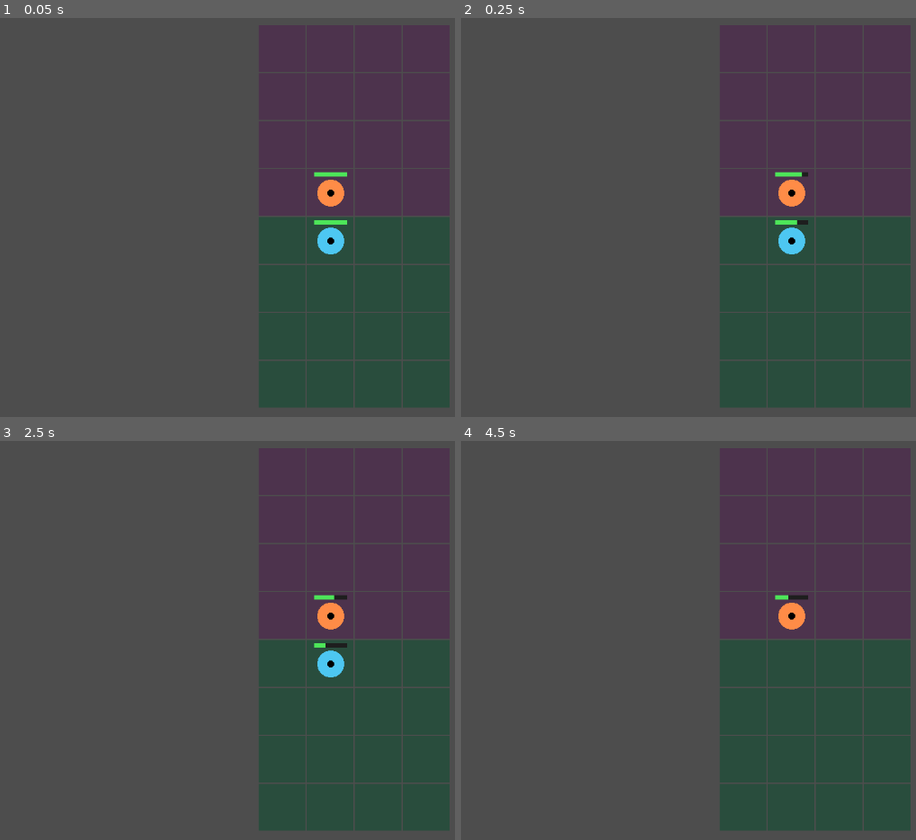
Above: before the commit, frames 1-4 (two rows, left to right).
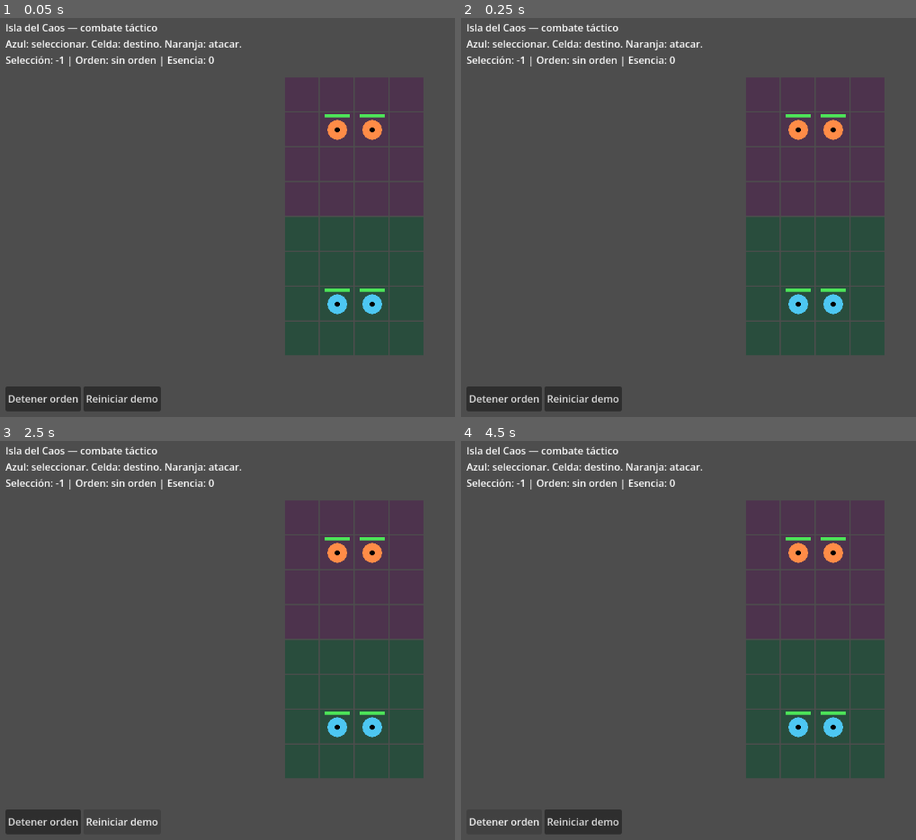
Above: after the commit, the same moments.

Repository: Mozart031/project-aetherion
Game: Godot game, scene res://scenes/tactical_demo.tscn
Two runs of this game, one before a commit and one after it. Both use one fixed random seed, a clock stepped at 60 frames per second and the inputs below. Before the commit the project starts from res://scenes/main.tscn.
Inputs (mouse positions are in pixels of both pictures, inside the frame that each line leads up to):
- Up to frame 1 (0.05 s): no input
- Up to frame 2 (0.25 s): no input
- Up to frame 3 (2.5 s): click (40, 820) at 0.5 s, where only the run after the commit has a clickable "Detener orden"; click (122, 820) at 1.25 s, where only the run after the commit has a clickable "Reiniciar demo"; click (122, 820) at 2 s, where only the run after the commit has a clickable "Reiniciar demo"
- Up to frame 4 (4.5 s): click (583, 820) at 2.75 s, where only the run after the commit has a clickable "Reiniciar demo"; click (501, 820) at 3.5 s, where only the run after the commit has a clickable "Detener orden"; click (501, 820) at 4.25 s, where only the run after the commit has a clickable "Detener orden"

The runs differ from the first frame. In frame 1, 24% of the frame differs, in the area x 1-99%, y 1-99%; in frame 2, 24%; in frame 3, 23%; in frame 4, 23%.

Commit message:
feat: phase 20.2 A deterministic navigation and directed combat

Diff:
--- a/project.godot
+++ b/project.godot
@@ -15,7 +15,7 @@
 [application]
 
 config/name="Project Aetherion — Isla del Caos"
-run/main_scene="res://scenes/main.tscn"
+run/main_scene="res://scenes/tactical_demo.tscn"
 config/features=PackedStringArray("4.7", "GL Compatibility")
 
 [rendering]
--- /dev/null
+++ b/scenes/tactical_demo.tscn
@@ -0,0 +1,6 @@
+[gd_scene load_steps=2 format=3]
+
+[ext_resource type="Script" path="res://scripts/tactical_demo.gd" id="1_demo"]
+
+[node name="TacticalDemo" type="Node2D"]
+script = ExtResource("1_demo")
--- a/scripts/simulation.gd
+++ b/scripts/simulation.gd
@@ -4,6 +4,7 @@
 ## Deterministic rules scaffold. One step equals 1/20 second.
 ## No networking, autonomous AI or terrain effects yet.
 const Movement = preload("res://scripts/movement.gd")
+const TacticalOrders = preload("res://scripts/tactical_orders.gd")
 const WIDTH := 8
 const HEIGHT := 4
 const TICK_RATE := 20
@@ -31,6 +32,7 @@
 var winner := -1
 var movement := Movement.new()
 var move_duration_ticks := 6
+var orders := TacticalOrders.new()
 
 func _init() -> void:
 	reset()
@@ -44,6 +46,7 @@
 	queued_commands.clear()
 	events.clear()
 	movement.reset()
+	orders.reset()
 	players = [
 		{"essence": 4, "core_hp": CORE_MAX_HP, "core_cell": Vector2i(1, 1), "core_known_to": [true, false], "recovering": {}},
 		{"essence": 4, "core_hp": CORE_MAX_HP, "core_cell": Vector2i(6, 2), "core_known_to": [false, true], "recovering": {}}
@@ -69,6 +72,19 @@
 func queue_move(player: int, unit_id: int, destination: Vector2i) -> void:
 	if not finished:
 		queued_commands.append({"type": "move", "player": player, "unit_id": unit_id, "cell": destination})
+
+func queue_destination(player: int, unit_id: int, destination: Vector2i) -> void:
+	_queue_order(player, unit_id, {"kind": "move_to", "cell": destination})
+
+func queue_target(player: int, unit_id: int, target_id: int) -> void:
+	_queue_order(player, unit_id, {"kind": "attack_target", "target_id": target_id})
+
+func queue_stop(player: int, unit_id: int) -> void:
+	_queue_order(player, unit_id, {"kind": "stop"})
+
+func _queue_order(player: int, unit_id: int, goal: Dictionary) -> void:
+	if not finished:
+		queued_commands.append({"type": "order", "player": player, "unit_id": unit_id, "goal": goal})
 
 func can_move(player: int, unit_id: int, destination: Vector2i) -> bool:
 	return not finished and movement.can_move(get_unit(unit_id), player, destination, movement.occupied_cells(units), movement.active)
@@ -84,7 +100,7 @@
 		if not player["core_known_to"][observer]:
 			player.erase("core_cell")
 		player.erase("core_known_to")
-	return {"tick": tick_count, "players": visible_players, "units": units.duplicate(true), "motions": movement.active.duplicate(true), "events": events.duplicate(true), "finished": finished, "winner": winner}
+	return {"tick": tick_count, "players": visible_players, "units": units.duplicate(true), "motions": movement.active.duplicate(true), "orders": orders.view_for(observer, units), "events": events.duplicate(true), "finished": finished, "winner": winner}
 
 func queue_core_attack(attacker_id: int, defending_player: int) -> void:
 	queued_commands.append({"type": "core_attack", "attacker": attacker_id, "defender": defending_player})
@@ -115,6 +131,8 @@
 	for command in commands:
 		if command["type"] == "summon":
 			_apply_summon(command)
+	orders.ingest(commands, self)
+	commands.append_array(orders.produce(self))
 	# Snapshot before damage/arrivals: no swaps, chains or arrival-tick redirection.
 	var occupied := movement.occupied_cells(units)
 	var busy := movement.active.duplicate(true)
@@ -159,11 +177,13 @@
 		else:
 			survivors.append(unit)
 	units = survivors
+	orders.cleanup(self)
 	# Accepted attacks use the origin and apply damage before any arrival.
 	events.append_array(movement.advance(units, tick_count))
 	_check_end()
 	if finished:
 		movement.reset()
+		orders.reset()
 	else:
 		events.append_array(movement.resolve(commands, units, tick_count, move_duration_ticks, occupied, busy))
 
--- /dev/null
+++ b/scripts/tactical_demo.gd
@@ -0,0 +1,88 @@
+extends "res://scripts/main.gd"
+
+var info: Label
+
+func _ready() -> void:
+	auto_attack = false
+	_start_demo()
+	var layer := CanvasLayer.new()
+	add_child(layer)
+	var panel := Control.new()
+	panel.set_anchors_and_offsets_preset(Control.PRESET_FULL_RECT)
+	panel.mouse_filter = Control.MOUSE_FILTER_IGNORE
+	layer.add_child(panel)
+	info = Label.new()
+	info.position = Vector2(16, 8)
+	info.mouse_filter = Control.MOUSE_FILTER_IGNORE
+	panel.add_child(info)
+	var buttons := HBoxContainer.new()
+	buttons.set_anchors_and_offsets_preset(Control.PRESET_BOTTOM_WIDE)
+	buttons.offset_left = 16
+	buttons.offset_right = -16
+	buttons.offset_top = -52
+	buttons.offset_bottom = -12
+	panel.add_child(buttons)
+	var stop := Button.new()
+	stop.text = "Detener orden"
+	stop.pressed.connect(func(): sim.queue_stop(LOCAL_PLAYER, selected_unit_id))
+	buttons.add_child(stop)
+	var restart := Button.new()
+	restart.text = "Reiniciar demo"
+	restart.pressed.connect(_start_demo)
+	buttons.add_child(restart)
+
+func _start_demo() -> void:
+	sim.reset()
+	accumulator = 0.0
+	selected_unit_id = -1
+	sim.queue_summon(0, "beaver", Vector2i(1, 1))
+	sim.queue_summon(0, "beaver", Vector2i(1, 2))
+	sim.queue_summon(1, "beaver", Vector2i(6, 1))
+	sim.queue_summon(1, "beaver", Vector2i(6, 2))
+
+func _board_rect() -> Rect2:
+	var available := get_viewport_rect().size - Vector2(32, 200)
+	var cell_size := maxf(1, minf(available.x / 4.0, available.y / 8.0))
+	var board_size := Vector2(4, 8) * cell_size
+	return Rect2((get_viewport_rect().size - board_size) * 0.5, board_size)
+
+func _select_at_viewport_position(point: Vector2) -> void:
+	var cell := _cell_at_viewport_position(point)
+	var local_point := get_global_transform_with_canvas().affine_inverse() * point
+	var board := _board_rect()
+	var cell_size := board.size.x / 4.0
+	var hit: Dictionary = {}
+	for unit in sim.get_player_view(LOCAL_PLAYER)["units"]:
+		var center := board.position + (_unit_visual_cell(unit) + Vector2.ONE * 0.5) * cell_size
+		if unit["cell"] == cell or local_point.distance_to(center) <= cell_size * 0.32:
+			hit = unit
+			break
+	if not hit.is_empty() and hit["owner"] == LOCAL_PLAYER:
+		selected_unit_id = int(hit["id"])
+	elif selected_unit_id != -1 and not hit.is_empty():
+		sim.queue_target(LOCAL_PLAYER, selected_unit_id, int(hit["id"]))
+	elif selected_unit_id != -1 and cell != Vector2i(-1, -1):
+		sim.queue_destination(LOCAL_PLAYER, selected_unit_id, cell)
+	else:
+		selected_unit_id = -1
+	queue_redraw()
+
+func _process(delta: float) -> void:
+	super._process(delta)
+	if is_instance_valid(info):
+		var order: Dictionary = sim.get_player_view(LOCAL_PLAYER)["orders"].get(selected_unit_id, {})
+		info.text = "Isla del Caos — combate táctico\nAzul: seleccionar. Celda: destino. Naranja: atacar.\nSelección: %s | Orden: %s | Esencia: %s" % [str(selected_unit_id), str(order.get("status", "sin orden")), str(sim.players[LOCAL_PLAYER]["essence"])]
+
+func _draw() -> void:
+	super._draw()
+	var order: Dictionary = sim.get_player_view(LOCAL_PLAYER)["orders"].get(selected_unit_id, {})
+	var board := _board_rect()
+	var cell_size := board.size.x / 4.0
+	for cell in order.get("path", []):
+		var visual := Vector2(BoardCoordinates.logical_to_visual(cell, LOCAL_PLAYER))
+		draw_circle(board.position + (visual + Vector2.ONE * 0.5) * cell_size, cell_size * 0.06, Color(1, 1, 0.3))
+	if not order.is_empty() and order["goal"]["kind"] == "attack_target":
+		var target: Dictionary = sim.get_unit(int(order["goal"]["target_id"]))
+		if not target.is_empty():
+			var center := board.position + (_unit_visual_cell(target) + Vector2.ONE * 0.5) * cell_size
+			draw_arc(center, cell_size * 0.4, 0, TAU, 32, Color(1, 0.3, 0.2), 2, true)
--- /dev/null
+++ b/scripts/tactical_orders.gd
@@ -0,0 +1,138 @@
+extends RefCounted
+
+## Explicit goals and deterministic orthogonal routing; no autonomous behavior.
+const DIRECTIONS := [Vector2i.RIGHT, Vector2i.DOWN, Vector2i.LEFT, Vector2i.UP]
+var active: Dictionary = {}
+
+func reset() -> void:
+	active.clear()
+
+func _distance(a: Vector2i, b: Vector2i) -> int:
+	return absi(a.x - b.x) + absi(a.y - b.y)
+
+func find_path(origin: Vector2i, goals: Array, occupied: Dictionary) -> Array[Vector2i]:
+	var frontier: Array[Vector2i] = [origin]
+	var previous := {origin: origin}
+	var cursor := 0
+	while cursor < frontier.size():
+		var cell := frontier[cursor]
+		cursor += 1
+		if cell in goals:
+			var path: Array[Vector2i] = []
+			while cell != origin:
+				path.push_front(cell)
+				cell = previous[cell]
+			return path
+		for direction in DIRECTIONS:
+			var next: Vector2i = cell + direction
+			if next.x < 0 or next.x >= 8 or next.y < 0 or next.y >= 4 or previous.has(next) or occupied.has(next):
+				continue
+			previous[next] = cell
+			frontier.append(next)
+	return []
+
+func ingest(commands: Array, sim) -> void:
+	var groups := {}
+	for command in commands:
+		if command["type"] != "order":
+			continue
+		var id: int = command["unit_id"]
+		var unit: Dictionary = sim.get_unit(id)
+		if unit.is_empty() or unit["owner"] != command["player"]:
+			continue
+		if not groups.has(id):
+			groups[id] = []
+		var goal: Dictionary = command["goal"]
+		if goal not in groups[id]:
+			groups[id].append(goal)
+	var ids := groups.keys()
+	ids.sort()
+	for id in ids:
+		if groups[id].size() != 1:
+			sim.events.append({"type": "order_rejected", "unit_id": id, "reason": "contradictory"})
+			continue
+		var goal: Dictionary = groups[id][0].duplicate(true)
+		var unit: Dictionary = sim.get_unit(id)
+		var valid := true
+		match goal["kind"]:
+			"move_to":
+				var cell: Vector2i = goal["cell"]
+				valid = cell.x >= 0 and cell.x < 8 and cell.y >= 0 and cell.y < 4
+			"attack_target":
+				var target: Dictionary = sim.get_unit(int(goal["target_id"]))
+				valid = not target.is_empty() and target["owner"] != unit["owner"] and int(sim.CARD_STATS[unit["kind"]]["atk"]) > 0
+			"stop":
+				active.erase(id)
+				sim.events.append({"type": "order_stopped", "unit_id": id})
+				continue
+			_:
+				valid = false
+		if not valid:
+			sim.events.append({"type": "order_rejected", "unit_id": id, "reason": "invalid_goal"})
+			continue
+		if active.has(id) and active[id]["goal"] == goal:
+			continue
+		active[id] = {"goal": goal, "status": "pending", "path": []}
+		sim.events.append({"type": "order_accepted", "unit_id": id})
+
+func _status(sim, id: int, value: String, path: Array = []) -> void:
+	if active[id]["status"] != value:
+		sim.events.append({"type": "order_status", "unit_id": id, "status": value})
+	active[id]["status"] = value
+	active[id]["path"] = path
+
+func produce(sim) -> Array[Dictionary]:
+	var result: Array[Dictionary] = []
+	var ids := active.keys()
+	ids.sort()
+	var occupied: Dictionary = sim.movement.occupied_cells(sim.units)
+	for id in ids:
+		var unit: Dictionary = sim.get_unit(id)
+		if unit.is_empty():
+			active.erase(id)
+			continue
+		var goal: Dictionary = active[id]["goal"]
+		var goals: Array = []
+		if goal["kind"] == "attack_target":
+			var target: Dictionary = sim.get_unit(int(goal["target_id"]))
+			if target.is_empty():
+				active.erase(id)
+				sim.events.append({"type": "order_completed", "unit_id": id, "reason": "target_defeated"})
+				continue
+			if _distance(unit["cell"], target["cell"]) == 1:
+				_status(sim, id, "attacking")
+				result.append({"type": "attack", "attacker": id, "defender": target["id"]})
+				continue
+			for direction in DIRECTIONS:
+				goals.append(target["cell"] + direction)
+		else:
+			goals.append(goal["cell"])
+			if unit["cell"] == goal["cell"] and not sim.movement.active.has(id):
+				active.erase(id)
+				sim.events.append({"type": "order_completed", "unit_id": id, "reason": "destination_reached"})
+				continue
+		if sim.movement.active.has(id):
+			_status(sim, id, "moving")
+			continue
+		var path := find_path(unit["cell"], goals, occupied)
+		if path.is_empty():
+			_status(sim, id, "blocked")
+			continue
+		_status(sim, id, "moving", path)
+		result.append({"type": "move", "player": unit["owner"], "unit_id": id, "cell": path[0]})
+	return result
+
+func cleanup(sim) -> void:
+	for id in active.keys():
+		if sim.get_unit(id).is_empty():
+			active.erase(id)
+		elif active[id]["goal"]["kind"] == "attack_target" and sim.get_unit(int(active[id]["goal"]["target_id"])).is_empty():
+			active.erase(id)
+			sim.events.append({"type": "order_completed", "unit_id": id, "reason": "target_defeated"})
+
+func view_for(player: int, units: Array[Dictionary]) -> Dictionary:
+	var result := {}
+	for unit in units:
+		if unit["owner"] == player and active.has(unit["id"]):
+			result[unit["id"]] = active[unit["id"]].duplicate(true)
+	return result
--- /dev/null
+++ b/tests/tactical_orders_smoke.gd
@@ -0,0 +1,111 @@
+extends SceneTree
+
+var failures := 0
+
+func _check(value: bool, message: String) -> void:
+	if not value:
+		failures += 1
+		push_error(message)
+
+func _fixture() -> AetherionSimulation:
+	var sim := AetherionSimulation.new()
+	sim.queue_summon(0, "boar", Vector2i(1, 1))
+	sim.queue_summon(1, "turtle", Vector2i(6, 1))
+	sim.step()
+	return sim
+
+func _ticks(sim: AetherionSimulation, count: int) -> void:
+	for index in range(count):
+		sim.step()
+
+func _initialize() -> void:
+	var sim := _fixture()
+	sim.queue_destination(0, 1, Vector2i(5, 2))
+	_ticks(sim, 60)
+	_check(sim.get_unit(1)["cell"] == Vector2i(5, 2) and sim.orders.active.is_empty(), "Long destination completes without manual steps")
+	_check(sim.players[0]["essence"] == 2, "Navigation preserves essence regeneration and has no cost")
+	var occupied := {Vector2i(2, 1): 99}
+	var path: Array[Vector2i] = sim.orders.find_path(Vector2i(1, 1), [Vector2i(3, 1)], occupied)
+	_check(path.size() == 4 and Vector2i(2, 1) not in path, "BFS detours around occupancy")
+	_check(path == sim.orders.find_path(Vector2i(1, 1), [Vector2i(3, 1)], occupied), "Routing tie breaks are reproducible")
+	var blocked := {}
+	for direction in sim.orders.DIRECTIONS:
+		blocked[Vector2i(1, 1) + direction] = true
+	_check(sim.orders.find_path(Vector2i(1, 1), [Vector2i(5, 1)], blocked).is_empty(), "Blocked route returns no path")
+	sim = _fixture()
+	sim.queue_destination(0, 1, Vector2i(6, 1))
+	_ticks(sim, 4)
+	_check(sim.orders.active[1]["status"] == "blocked" and sim.get_motion(1).is_empty(), "Occupied destination remains explicitly blocked")
+	sim.queue_move(1, 2, Vector2i(6, 0))
+	_ticks(sim, 70)
+	_check(sim.get_unit(1)["cell"] == Vector2i(6, 1) and sim.orders.active.is_empty(), "Blocked order replans after obstacle leaves")
+	sim = _fixture()
+	sim.queue_target(0, 1, 2)
+	_ticks(sim, 32)
+	_check(sim.get_unit(1)["cell"] == Vector2i(5, 1), "Directed attacker approaches to adjacent range")
+	_check(sim.get_unit(2)["hp"] == 4 and sim.orders.active[1]["status"] == "attacking", "Directed attack uses existing damage and range")
+	var ready: int = sim.get_unit(1)["ready_tick"]
+	_ticks(sim, 4)
+	_check(sim.get_unit(2)["hp"] == 4 and sim.get_unit(1)["ready_tick"] == ready, "Persistent directed order respects cooldown")
+	_ticks(sim, 180)
+	_check(sim.get_unit(2).is_empty() and sim.orders.active.is_empty(), "Defeated target completes attack order")
+	_check(sim.players[1]["recovering"].has("turtle"), "Directed defeat retains recovery")
+	sim = _fixture()
+	sim.queue_target(0, 1, 2)
+	_ticks(sim, 8)
+	sim.queue_move(1, 2, Vector2i(6, 0))
+	_ticks(sim, 50)
+	_check(sim.orders.active[1]["status"] == "attacking" and sim.get_unit(2)["hp"] < 5, "Chase replans for moving target")
+	sim = _fixture()
+	sim.queue_destination(0, 1, Vector2i(5, 1))
+	sim.step()
+	var committed_to: Vector2i = sim.get_motion(1)["to"]
+	sim.queue_destination(0, 1, Vector2i(0, 0))
+	sim.step()
+	_check(sim.get_motion(1)["to"] == committed_to, "Replacement does not cancel committed step")
+	_ticks(sim, 70)
+	_check(sim.get_unit(1)["cell"] == Vector2i(0, 0), "Replacement takes effect after current step")
+	sim.queue_destination(0, 1, Vector2i(5, 0))
+	sim.step()
+	committed_to = sim.get_motion(1)["to"]
+	sim.queue_stop(0, 1)
+	sim.step()
+	_check(sim.orders.active.is_empty(), "Stop clears goal")
+	_ticks(sim, 20)
+	_check(sim.get_unit(1)["cell"] == committed_to and sim.movement.active.is_empty(), "Stop finishes committed step and releases reservation")
+	sim = _fixture()
+	sim.queue_destination(1, 1, Vector2i(0, 0))
+	sim.queue_target(0, 1, 1)
+	sim.step()
+	_check(sim.orders.active.is_empty(), "Foreign units and friendly targets rejected")
+	sim.queue_destination(0, 1, Vector2i(-1, 0))
+	sim.queue_target(0, 1, 999)
+	sim.step()
+	_check(sim.orders.active.is_empty(), "Invalid or contradictory goals rejected")
+	var reference := {}
+	for reverse_order in [false, true]:
+		sim = _fixture()
+		var goals := [Vector2i(0, 0), Vector2i(3, 3)]
+		if reverse_order:
+			goals.reverse()
+		for goal in goals:
+			sim.queue_destination(0, 1, goal)
+		sim.step()
+		if reverse_order:
+			_check(sim.get_player_view(0) == reference, "Contradictory goals produce identical state and events")
+		else:
+			reference = sim.get_player_view(0)
+	var first := _fixture()
+	var second := _fixture()
+	second.players[1]["core_cell"] = Vector2i(5, 1)
+	for candidate in [first, second]:
+		candidate.queue_destination(0, 1, Vector2i(5, 1))
+	for tick in range(45):
+		first.step()
+		second.step()
+		_check(first.get_player_view(0) == second.get_player_view(0), "Navigation does not leak hidden core position")
+	sim.reset()
+	_check(sim.orders.active.is_empty(), "Reset clears orders")
+	if failures == 0:
+		print("PASS: Delivery A orthogonal routing, chasing, directed combat, blocked/replaced/stopped orders and hidden cores")
+	quit(0 if failures == 0 else 1)
--- /dev/null
+++ b/tests/tactical_presentation_smoke.gd
@@ -0,0 +1,50 @@
+extends SceneTree
+
+var failures := 0
+
+func _check(value: bool, message: String) -> void:
+	if not value:
+		failures += 1
+		push_error(message)
+
+func _point(view, cell: Vector2i) -> Vector2:
+	var board: Rect2 = view._board_rect()
+	return board.position + (Vector2(cell.y, 7 - cell.x) + Vector2.ONE * 0.5) * board.size.x / 4.0
+
+func _initialize() -> void:
+	_run.call_deferred()
+
+func _run() -> void:
+	var viewport := SubViewport.new()
+	viewport.size = Vector2i(600, 1000)
+	root.add_child(viewport)
+	var scene: PackedScene = load("res://scenes/tactical_demo.tscn")
+	var view = scene.instantiate()
+	viewport.add_child(view)
+	view.set_process(false)
+	view._process(0.05)
+	_check(view.sim.units.size() == 4 and not view.auto_attack, "Tactical demo has four existing creatures and no old auto-attack producer")
+	view._select_at_viewport_position(_point(view, Vector2i(1, 1)))
+	_check(view.selected_unit_id == 1, "Select local creature")
+	view._select_at_viewport_position(_point(view, Vector2i(6, 1)))
+	view._process(0.05)
+	_check(view.sim.orders.active[1]["goal"]["target_id"] == 3, "Enemy tap creates directed attack order")
+	_check(view.sim.get_unit(3)["hp"] == 4, "No out-of-range attack")
+	_check(view.info.text.contains("Selección: 1"), "Demo exposes selection and order status")
+	view.sim.queue_stop(0, 1)
+	view._process(0.05)
+	_check(view.sim.orders.active.is_empty(), "Demo can interrupt an order")
+	view._select_at_viewport_position(_point(view, Vector2i(3, 3)))
+	view._process(0.05)
+	_check(view.sim.orders.active[1]["goal"]["cell"] == Vector2i(3, 3), "Far cell tap queues a navigation goal")
+	_check(not view.sim.get_player_view(0)["players"][1].has("core_cell"), "Tactical UI has no hidden enemy core")
+	await process_frame
+	await process_frame
+	view._start_demo()
+	view._process(0.05)
+	_check(view.selected_unit_id == -1 and view.sim.orders.active.is_empty(), "Demo restart clears selection and orders")
+	_check(view.sim.units.size() == 4 and view.sim.movement.reservations.is_empty(), "Demo restart restores fixture without stale reservations")
+	viewport.queue_free()
+	if failures == 0:
+		print("PASS: tactical demo selection, distant goals, directed targets, status, stop and restart")
+	quit(0 if failures == 0 else 1)
Not shown, added: scripts/tactical_demo.gd.uid
Not shown, added: scripts/tactical_orders.gd.uid
Not shown, added: tests/tactical_orders_smoke.gd.uid
Not shown, added: tests/tactical_presentation_smoke.gd.uid
Not shown, changed: GEMINI.md
Not shown, added: docs/PHASE_20_2.md
Not shown, changed: docs/ROADMAP.md
